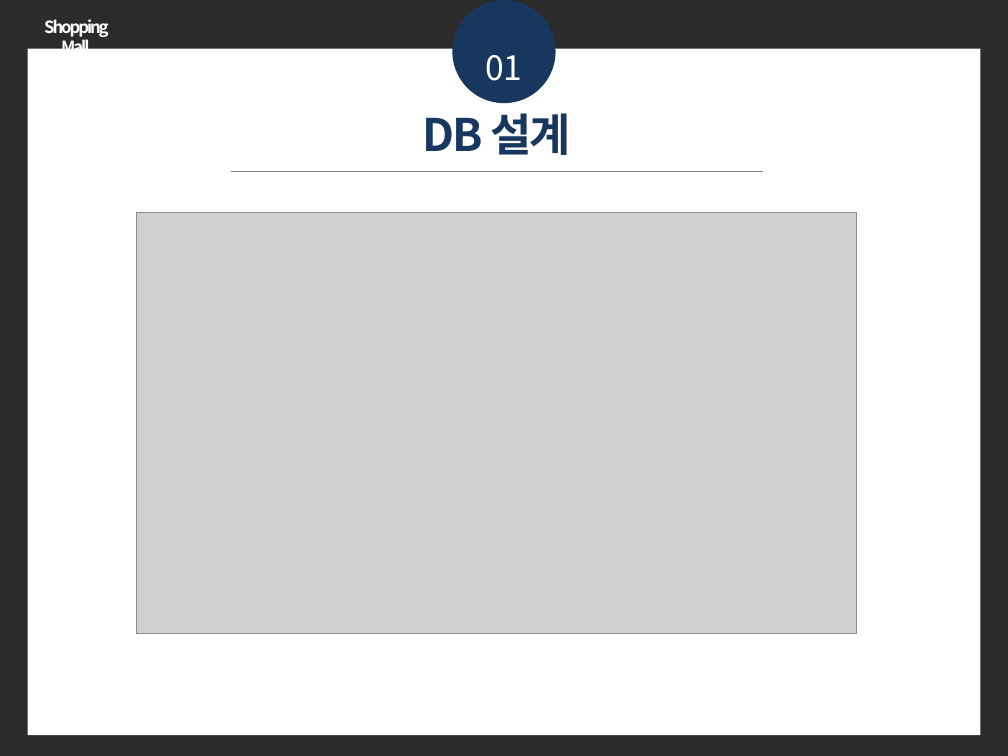
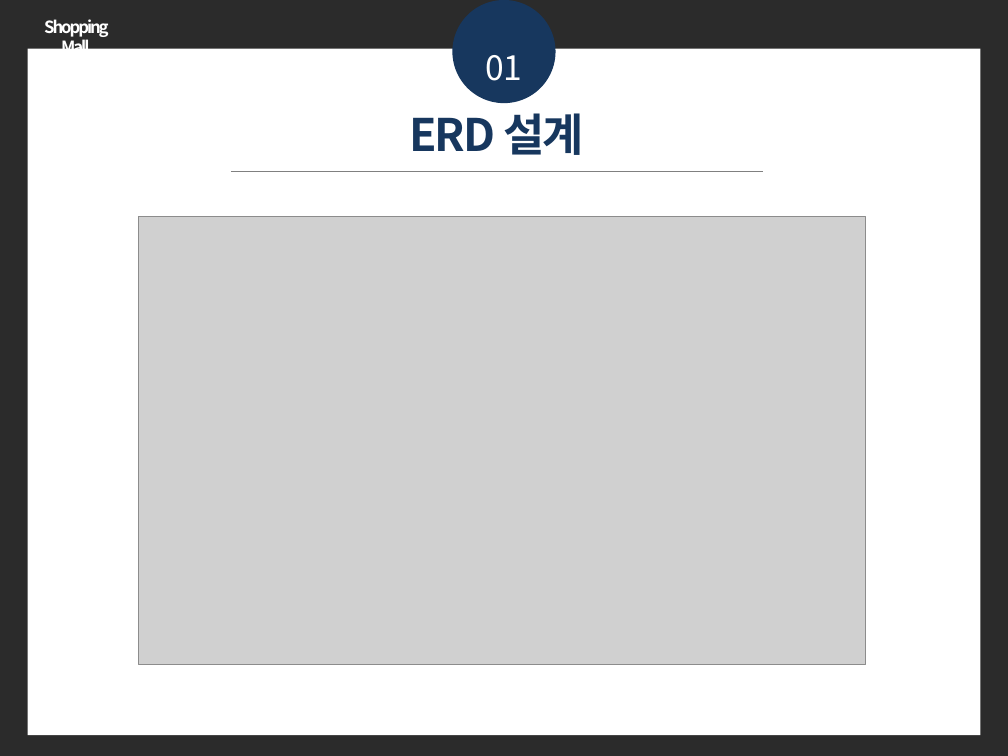
Before and after one commit to KImSangGeon/Shopping, a slide deck: slide 4 of ppt/쇼핑몰_PPT_김상건.pptx. Drawn at 1008x756 pixels with LibreOffice and Linux fonts; fonts in the diff are those of the drawing; grey boxes stand for pictures; background and template pictures are left out; a plain dark background stands for a picture behind light text. Boxes give left, top, right and bottom in pixels: in the first picture for what was removed or moved away, otherwise in the second. Text is boxed around its words. In the diff, an @@ line names an element or a change of style, - is before the commit and + after.

```diff
--- a/ppt/쇼핑몰_PPT_김상건.pptx
+++ b/ppt/쇼핑몰_PPT_김상건.pptx
@@ text at (x1=409, y1=113, x2=584, y2=155): text changed @@
-DB 설계
+ERD 설계
@@ picture resized from (x1=137, y1=213, x2=857, y2=633) to (x1=139, y1=216, x2=866, y2=664) @@
```
Also in this commit, not shown: 10 other slides changed, 3 slides added, 2 slides removed, 15 other files.
